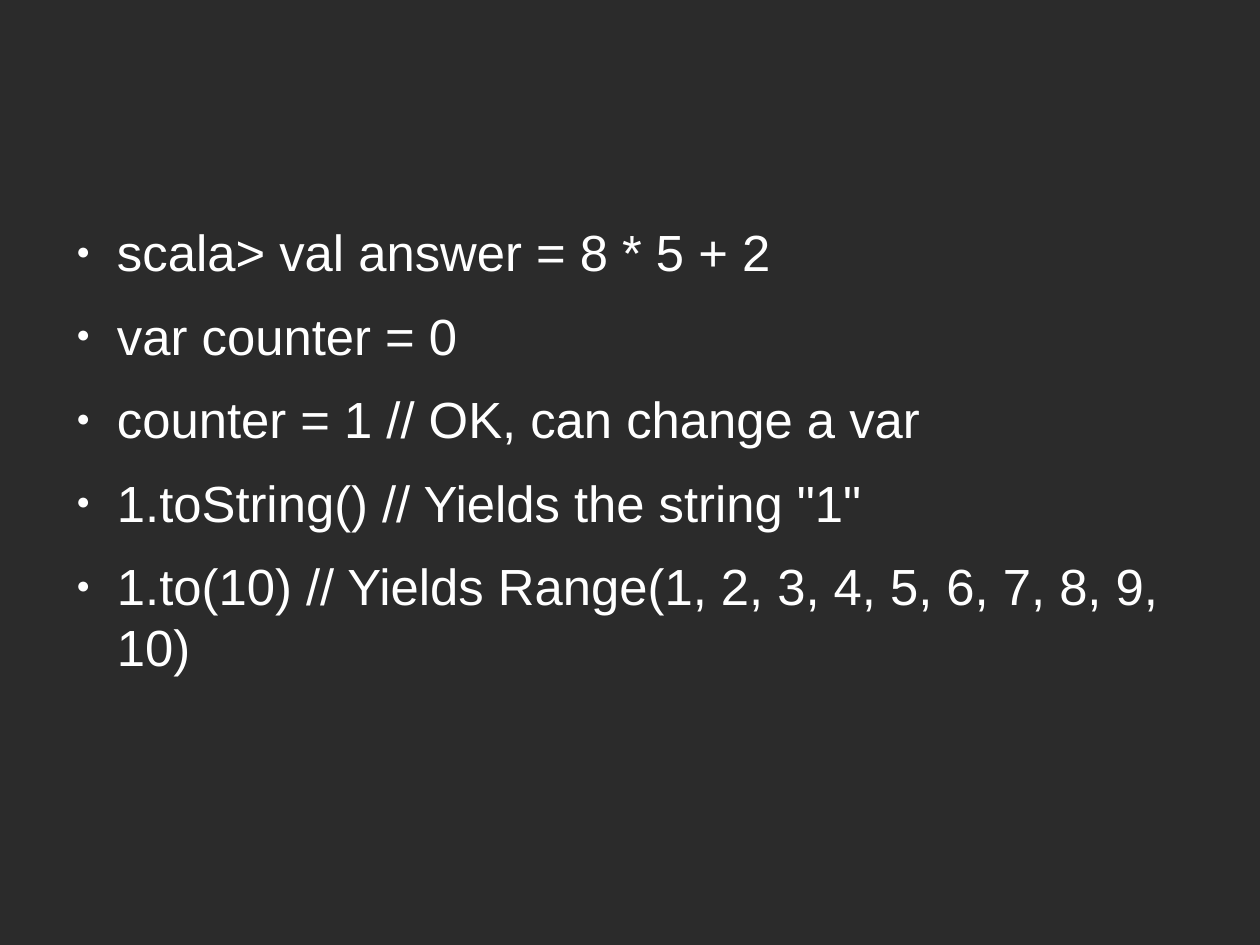
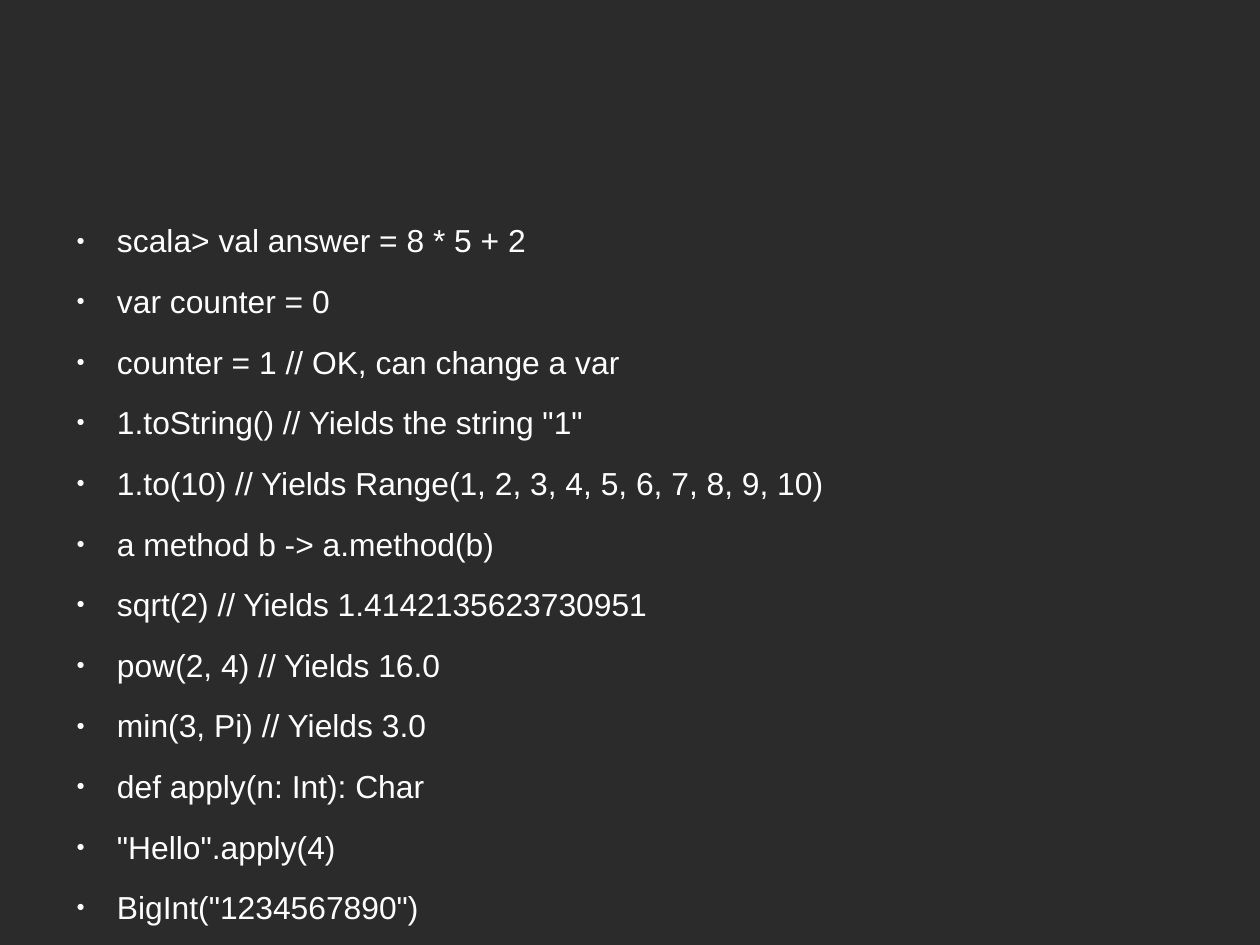
Before and after one commit to krishxx/scala, a slide deck: slide 4 of docs/scala_basics.odp. Drawn at 1260x945 pixels with LibreOffice and Linux fonts; fonts in the diff are those of the drawing; background and template pictures are left out; a plain dark background stands for a picture behind light text. Boxes give left, top, right and bottom in pixels: in the first picture for what was removed or moved away, otherwise in the second. Text is boxed around its words. In the diff, an @@ line names an element or a change of style, - is before the commit and + after.

```diff
--- a/docs/scala_basics.odp
+++ b/docs/scala_basics.odp
@@ text at (117,229,823,501): size 32 to 20 pt in "scala> val answer = 8 * 5 ...", "var counter = 0", "counter = 1 // OK, can change ...", "1.toString() // Yields the string "1"" and 1 more places @@
@@ text at (117,533,647,925): paragraphs added @@
+● a method b -> a.method(b)
+● sqrt(2) // Yields 1.4142135623730951
+● pow(2, 4) // Yields 16.0
+● min(3, Pi) // Yields 3.0
+● def apply(n: Int): Char
+● "Hello".apply(4)
+● BigInt("1234567890")
```
Also in this commit, not shown: 5 slides added, 29 other files.
